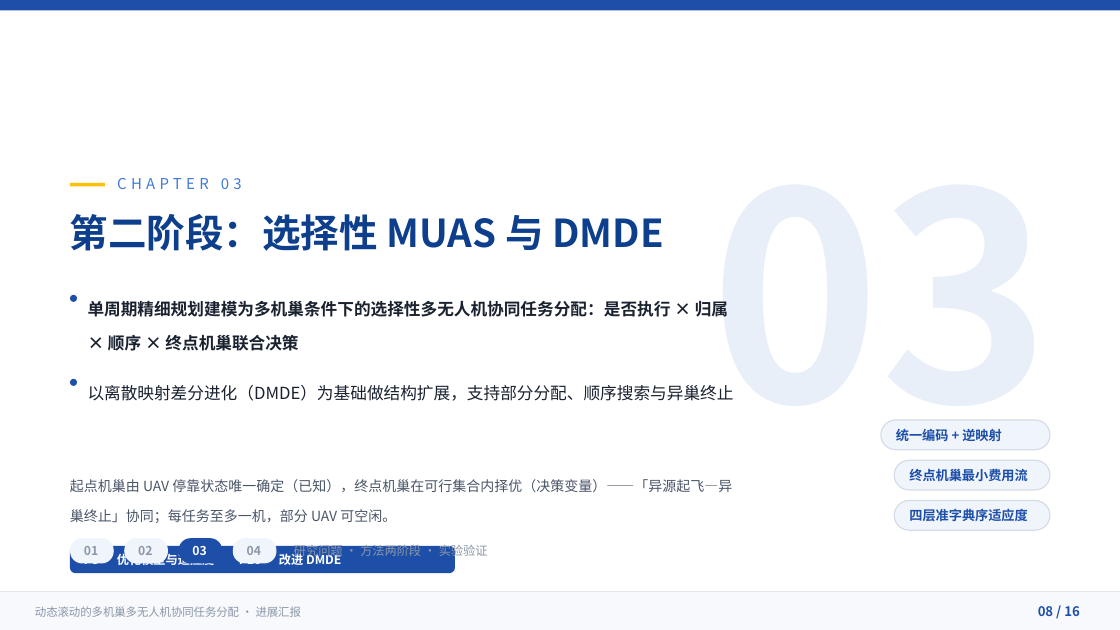
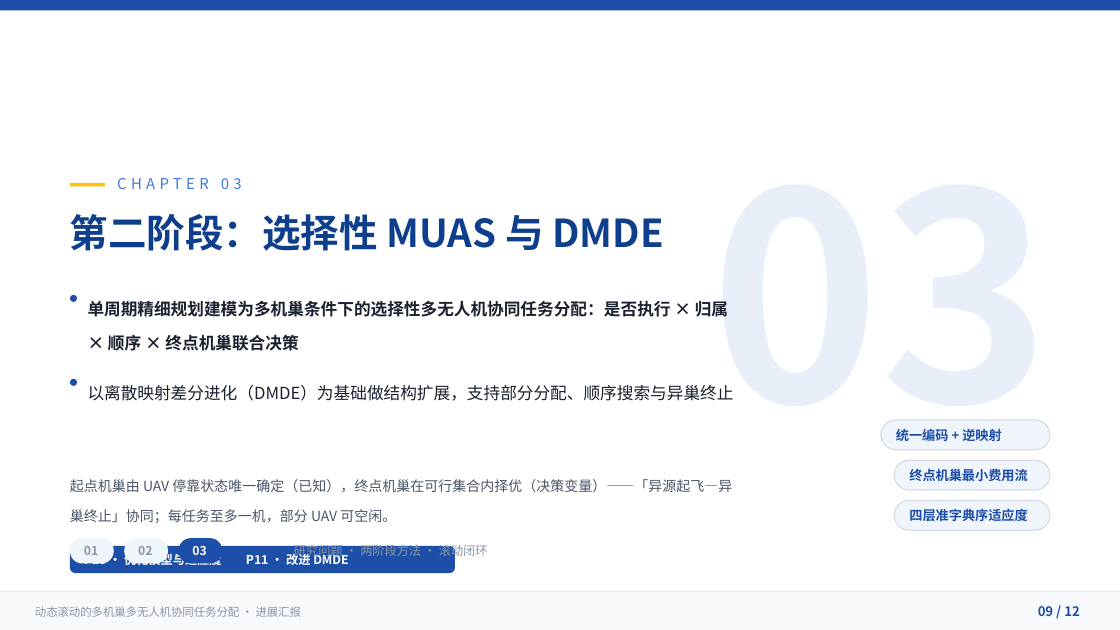
Before and after one commit to 909347194/ExperimentForGraduation, a slide deck: slide 9 of UAV协同任务分配方法-进展汇报/UAV协同任务分配方法-进展汇报.pptx (slide 8 before the commit). Drawn at 1120x630 pixels with LibreOffice and Linux fonts; fonts in the diff are those of the drawing. Boxes give left, top, right and bottom in pixels: in the first picture for what was removed or moved away, otherwise in the second. Text is boxed around its words. In the diff, an @@ line names an element or a change of style, - is before the commit and + after.

Commit message:
docs(ppt): 方法专版重构——移除全部实验内容，新增滚动闭环页
- 删 5 页实验内容（04 章扉页 / exp01 / exp02 / 性能瓶颈 / 证据边界与计划），
  实验图资产 fig_exp*.png 一并清除
- 新增 P6「动态滚动与闭环运行」（任务池演化 / 机队状态更新 / 周期时序 /
  完成反馈闸门 / 滞留防饥饿），补上标题里「动态滚动」的方法空缺
- P4 左图由 exp01 实测图改为「任务池状态演化示意」原生矢量图（灰→橙→绿）
- 全deck 去实验表述：目录改 3 章、扉页导航 01-03、页码 02–11/12 重编、
  封面/结束页/模型页措辞同步（big-M 标注改为兼容口径）
- slides/*.slide 源同步（含重编号 06→12、新增 06.slide）

```diff
--- a/UAV协同任务分配方法-进展汇报/UAV协同任务分配方法-进展汇报.pptx
+++ b/UAV协同任务分配方法-进展汇报/UAV协同任务分配方法-进展汇报.pptx
@@ rounded rectangle removed at <box>233,539,276,564</box> @@
@@ text at <box>84,551,348,568</box>: text changed @@
-P9 · 优化模型与适应度 P10 · 改进 DMDE
+P10 · 优化模型与适应度 P11 · 改进 DMDE
@@ text removed at <box>247,546,261,555</box> @@
-04
@@ text at <box>294,542,488,559</box>: text changed @@
-研究问题 · 方法两阶段 · 实验验证
+研究问题 · 两阶段方法 · 滚动闭环
@@ text at <box>1038,606,1080,616</box>: text changed @@
-08 / 16
+09 / 12
```
Also in this commit, not shown: 10 other slides changed, 1 slide added, 5 slides removed, 21 other files.
